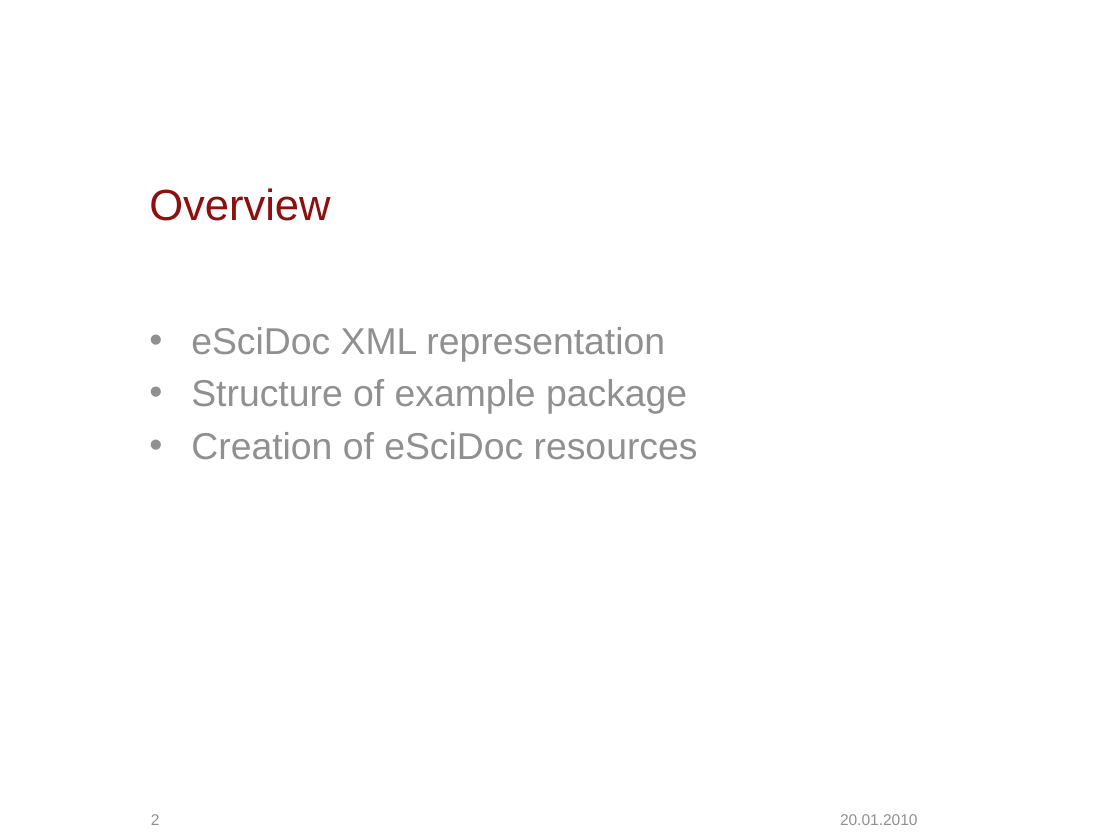
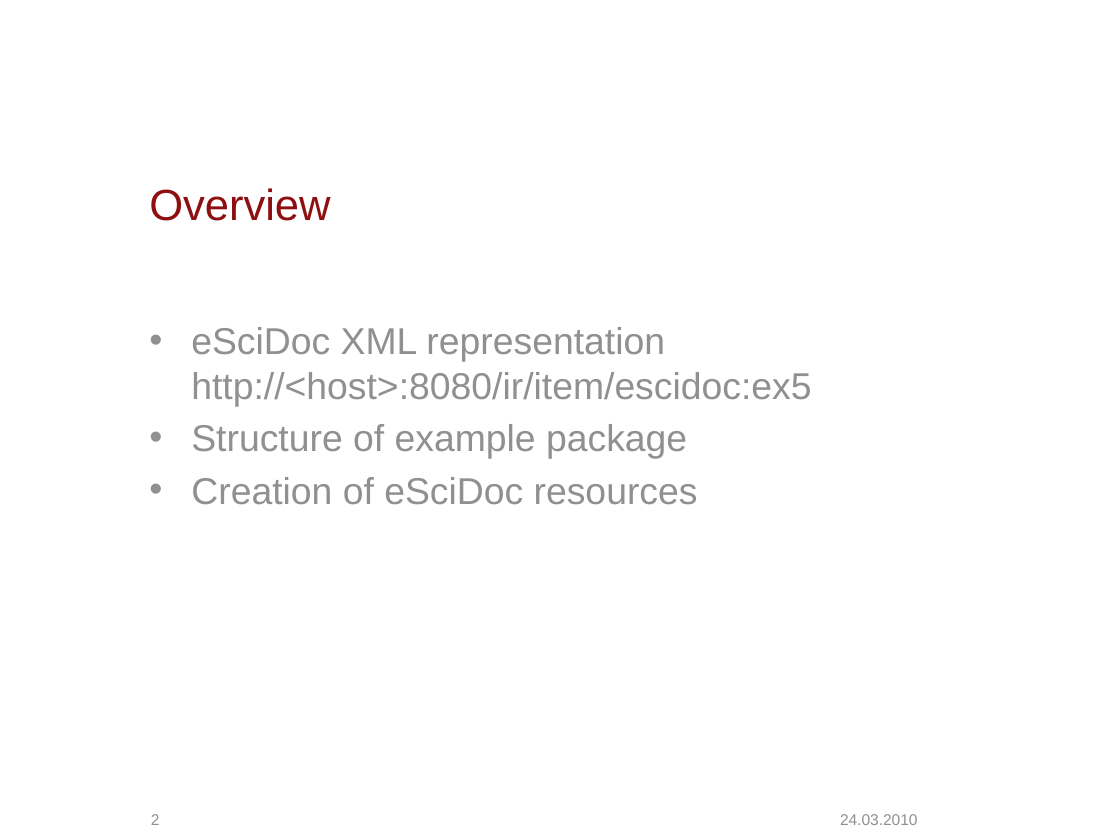
Before and after one commit to escidoc/escidoc-examples-old, a slide deck: slide 2 of eSciDocExamples/doc/presentation.pptx. Drawn at 1120x840 pixels with LibreOffice and Linux fonts; fonts in the diff are those of the drawing; background and template pictures are left out. Boxes give left, top, right and bottom in pixels: in the first picture for what was removed or moved away, otherwise in the second. Text is boxed around its words. In the diff, an @@ line names an element or a change of style, - is before the commit and + after.

```diff
--- a/eSciDocExamples/doc/presentation.pptx
+++ b/eSciDocExamples/doc/presentation.pptx
@@ text at (191, 327, 811, 407): text changed @@
-• eSciDoc XML representation
+• eSciDoc XML representation
+  http://<host>:8080/ir/item/escidoc:ex5
@@ text at (840, 814, 918, 825): text changed @@
-20.01.2010
+24.03.2010
```
Also in this commit, not shown: 14 other slides changed, 1 slide added.
